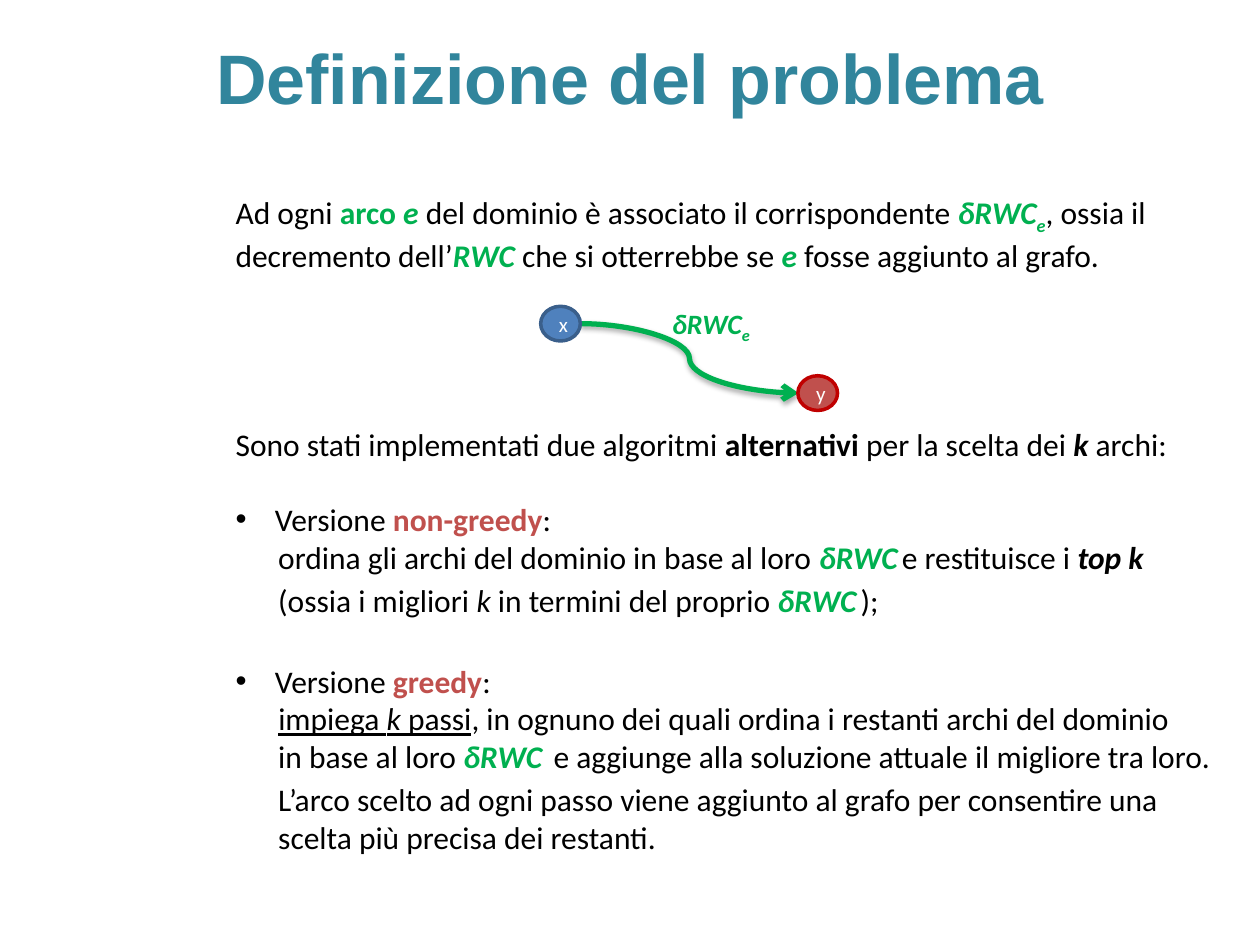
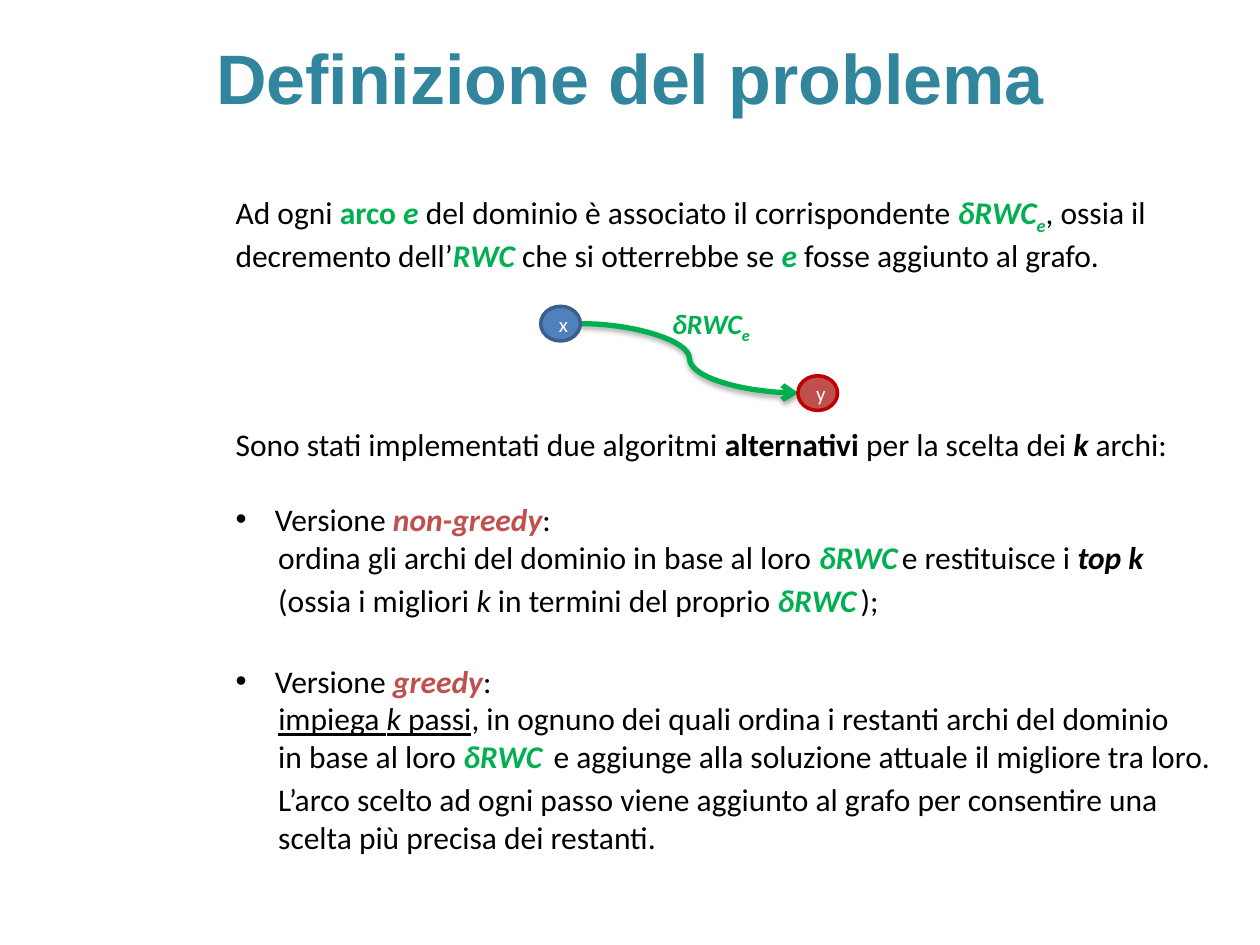
Before and after one commit to sidious1991/TesiLatex, a slide deck: slide 11 of PRESENTAZIONE_TESI/presentazione_agostini_stefano.pptx. Drawn at 1260x945 pixels with LibreOffice and Linux fonts; fonts in the diff are those of the drawing; background and template pictures are left out. Boxes give left, top, right and bottom in pixels: in the first picture for what was removed or moved away, otherwise in the second. Text is boxed around its words. In the diff, an @@ line names an element or a change of style, - is before the commit and + after.

```diff
--- a/PRESENTAZIONE_TESI/presentazione_agostini_stefano.pptx
+++ b/PRESENTAZIONE_TESI/presentazione_agostini_stefano.pptx
@@ text at [275, 509, 551, 699]: italic on in "non-greedy:", "greedy:" @@
```
Also in this commit, not shown: 6 other slides changed, 9 slides added, 3 other files.
